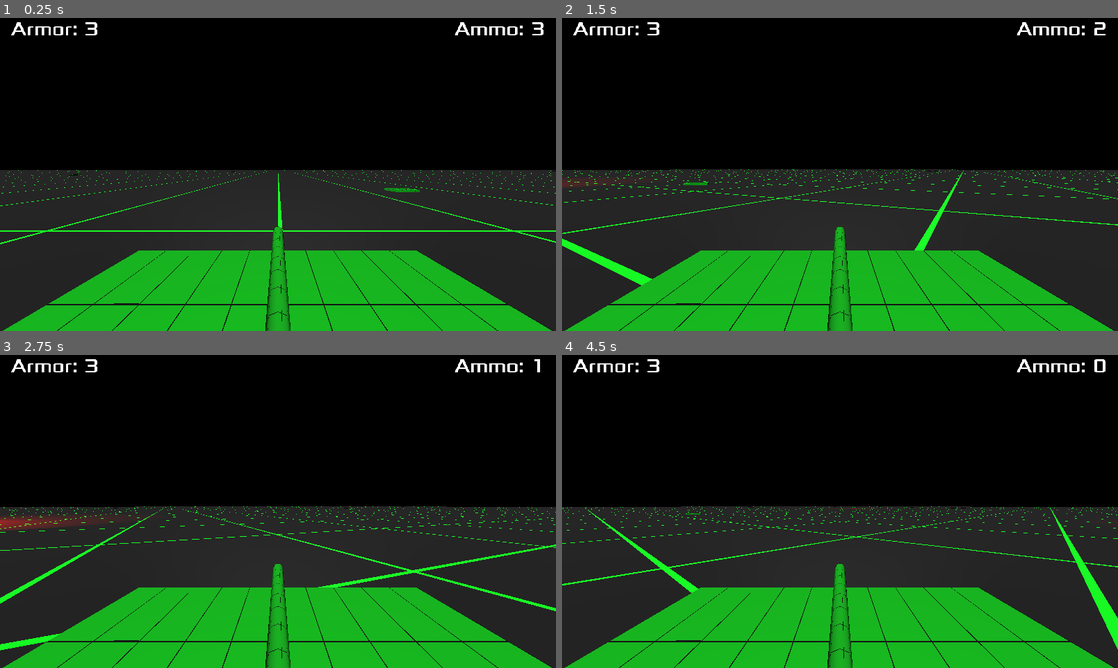
Above: before the commit, frames 1-4 (two rows, left to right).
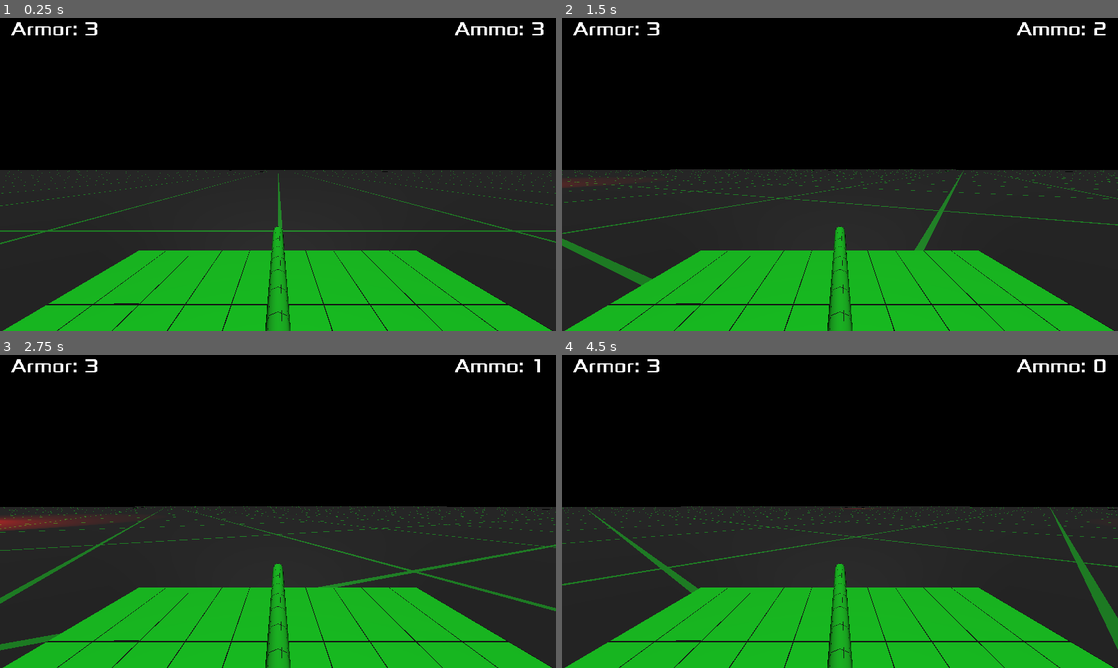
Above: after the commit, the same moments.

Repository: Kromey/spectre
Game: Godot game, scene res://Main.tscn
Two runs of this game, one before a commit and one after it. Both use one fixed random seed, a clock stepped at 60 frames per second and the inputs below.
Inputs:
- Up to frame 1 (0.25 s): no input
- Up to frame 2 (1.5 s): hold D (movement_right) 0.53-1.28 s; hold Space (action_shoot) 0.53-1.28 s; hold S (movement_backward) from 1.28 s (still down); tap Space (action_shoot) at 1.35 s
- Up to frame 3 (2.75 s): release S (movement_backward) at 2.03 s; hold D (movement_right) from 2.03 s (still down); hold Space (action_shoot) from 2.03 s (still down)
- Up to frame 4 (4.5 s): release D (movement_right) at 2.78 s; release Space (action_shoot) at 2.78 s; hold W (movement_forward) 2.78-3.53 s; tap Space (action_shoot) at 2.85, 4.35 s; hold Space (action_shoot) 3.53-4.28 s; hold A (movement_left) from 3.53 s (still down)

The runs differ from the first frame. In frame 1, 1.0% of the frame differs, in the area x 0-100%, y 48-73%; in frame 2, 1.3%; in frame 3, 1.6%; in frame 4, 1.6%, in the area x 0-100%, y 48-95%.

Commit message:
Tone down grid lines on play area
Makes seeing pickups, other tanks a lot easier

Diff:
--- a/ArmorPickup.tscn
+++ b/ArmorPickup.tscn
@@ -45,7 +45,7 @@
 }
 
 [node name="ArmorPickup" type="Spatial"]
-transform = Transform( -0.830032, 0, -0.065787, 0, 0.832635, 0, 0.065787, 0, -0.830032, 0, 0.05, 0 )
+transform = Transform( 0.798472, 0, -0.479444, 0, 0.931356, 0, 0.479444, 0, 0.798472, 0, 0.05, 0 )
 script = ExtResource( 2 )
 
 [node name="Area" type="Area" parent="."]
--- a/Main.tscn
+++ b/Main.tscn
@@ -13,7 +13,7 @@
 shader = ExtResource( 1 )
 shader_param/BASE_COLOR = Color( 0.0980392, 0.0980392, 0.0980392, 1 )
 shader_param/LINE_WIDTH = 0.02
-shader_param/LINE_COLOR = Color( 0.0196078, 0.976471, 0.101961, 1 )
+shader_param/LINE_COLOR = Color( 0.0588235, 0.470588, 0.0941176, 1 )
 shader_param/COLUMN_COUNT = 100.0
 shader_param/ROW_COUNT = 100.0
 
